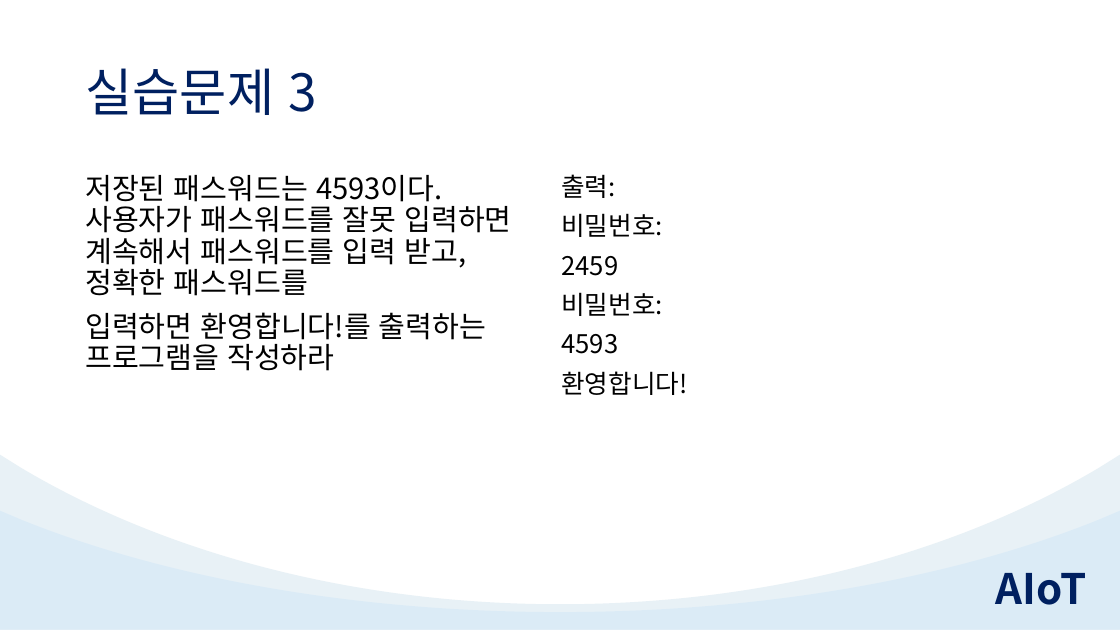
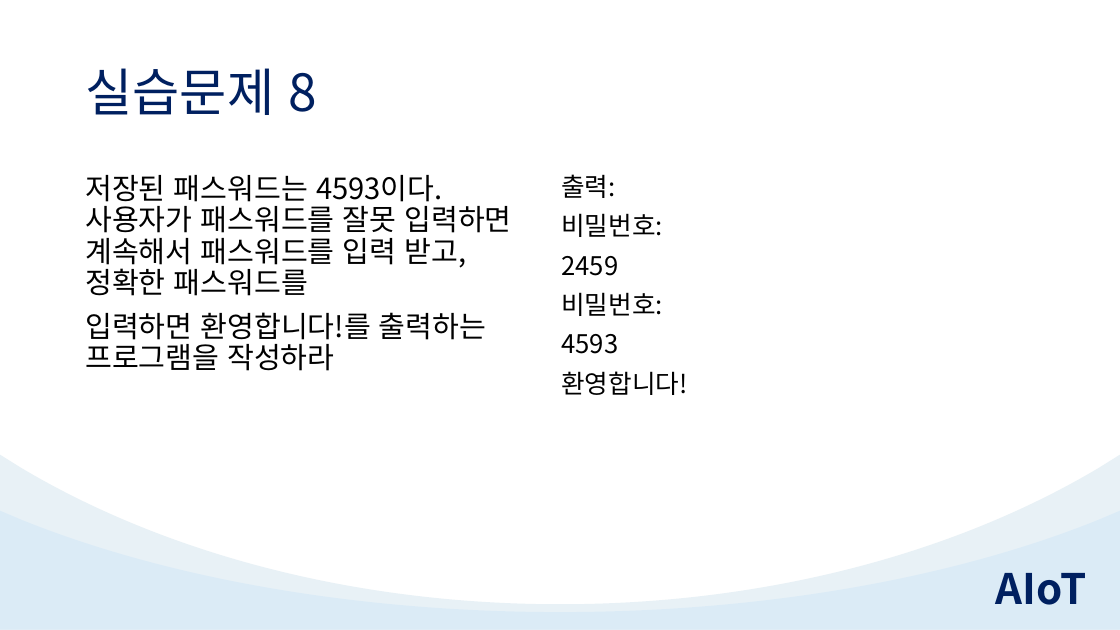
Before and after one commit to TeamAIoT/python-tutorial, a slide deck: slide 25 of 5.Python_반복문/5.Python_반복문.pptx (slide 24 before the commit). Drawn at 1120x630 pixels with LibreOffice and Linux fonts; fonts in the diff are those of the drawing. Boxes give left, top, right and bottom in pixels: in the first picture for what was removed or moved away, otherwise in the second. Text is boxed around its words. In the diff, an @@ line names an element or a change of style, - is before the commit and + after.

```diff
--- a/5.Python_반복문/5.Python_반복문.pptx
+++ b/5.Python_반복문/5.Python_반복문.pptx
@@ title at [85,68,317,115]: text changed @@
-실습문제 3
+실습문제 8
```
Also in this commit, not shown: 8 other slides changed.
